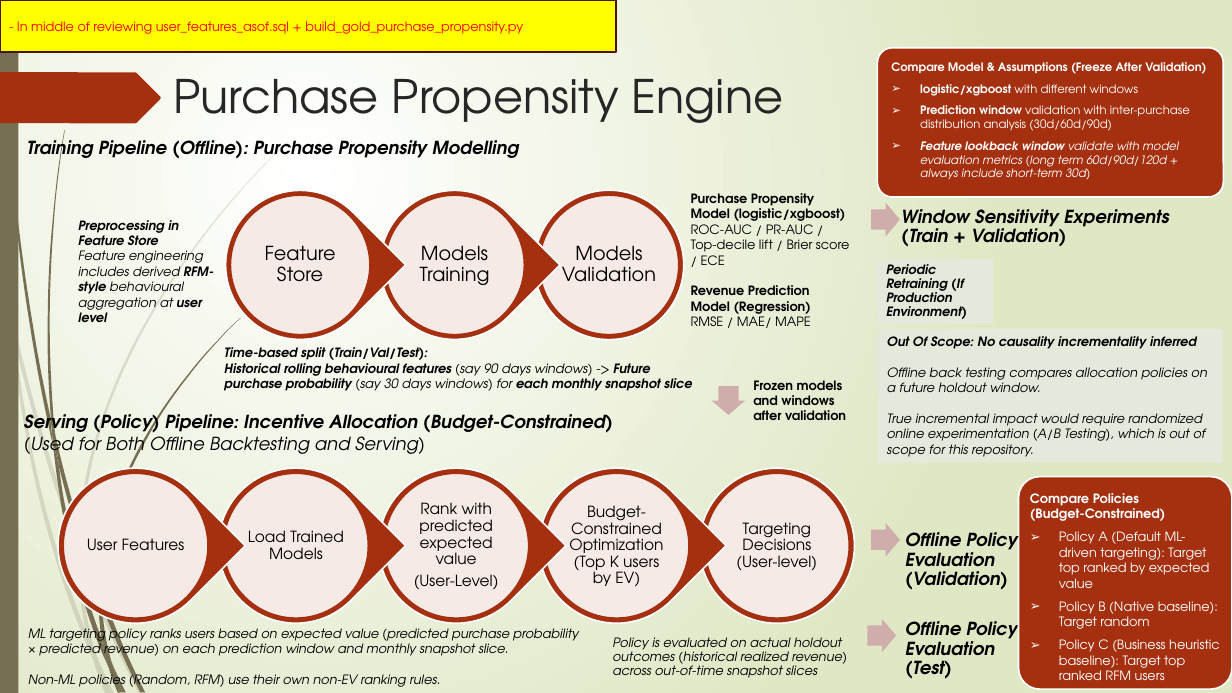
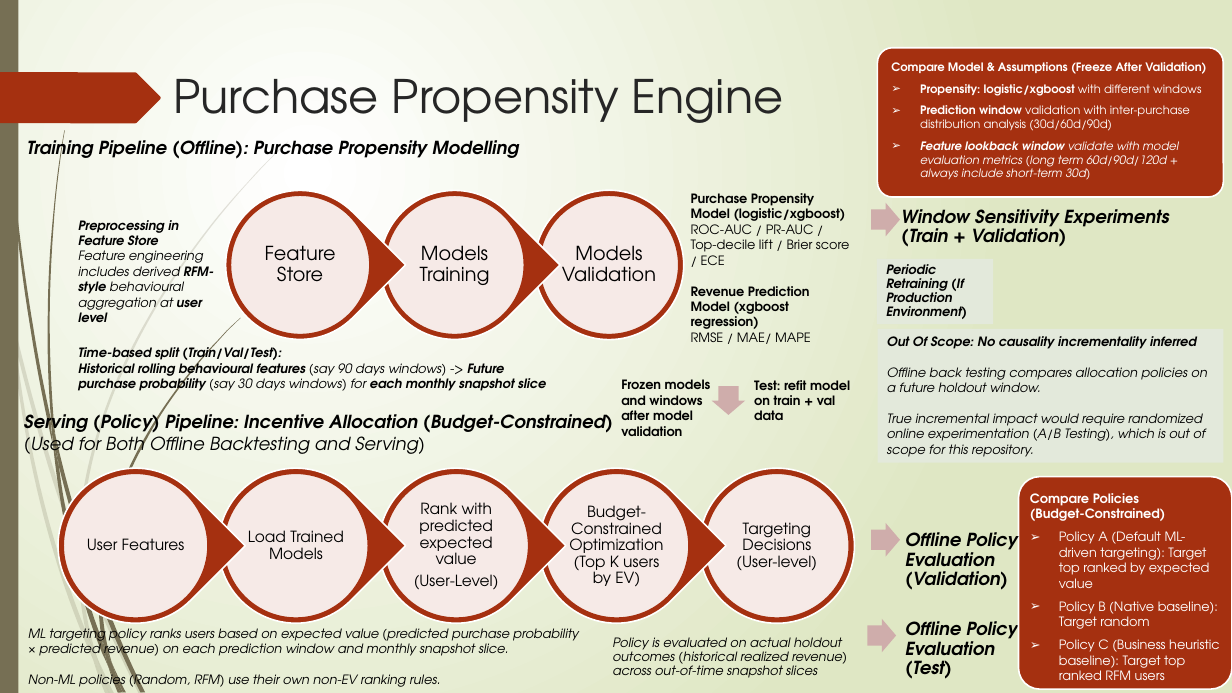
Before and after one commit to Phrey001/mle-marketplace-growth, a slide deck: slide 4 of docs/architecture.pptx. Drawn at 1232x693 pixels with LibreOffice and Linux fonts; fonts in the diff are those of the drawing. Boxes give left, top, right and bottom in pixels: in the first picture for what was removed or moved away, otherwise in the second. Text is boxed around its words. In the diff, an @@ line names an element or a change of style, - is before the commit and + after.

Commit message:
refactor propensity ML

```diff
--- a/docs/architecture.pptx
+++ b/docs/architecture.pptx
@@ rectangle removed at [0,0,616,52] @@
-- In middle of reviewing user_features_asof.sql + build_gold_purchase_propensity.py
@@ text at [920,84,1201,96]: text changed; bold on @@
-  ➢ logistic/xgboost with different windows
+  ➢ Propensity: logistic/xgboost with different windows
@@ text at [691,286,811,344]: text changed @@
-Revenue Prediction Model (Regression)
-RMSE / MAE/ MAPE
+Revenue Prediction Model (xgboost regression)
+RMSE / MAE/ MAPE
@@ text "Time-based split (Train/Val/Test): Historical rolling ..." rewrapped from [224,347,692,391] to [78,344,546,394] @@
@@ text at [621,379,711,436]: text changed @@
-Frozen models and windows after validation
+Frozen models and windows after model validation
@@ text added at [754,380,850,420], 10 pt, text #000000, bold @@
+Test: refit model on train + val data
```
Also in this commit, not shown: 3 other slides changed, 16 other files.
